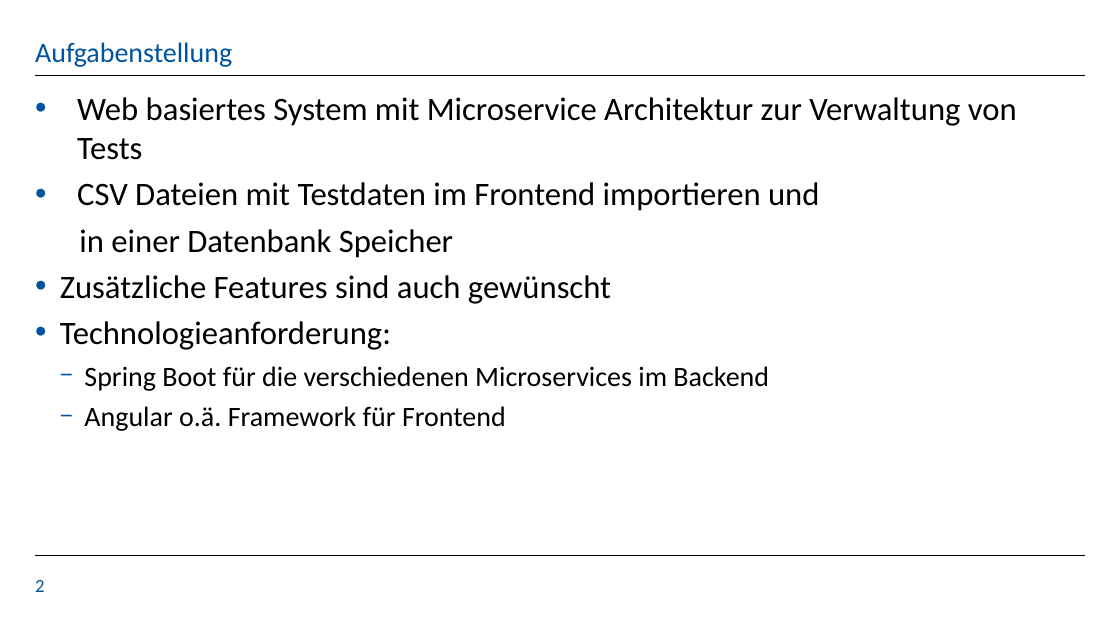
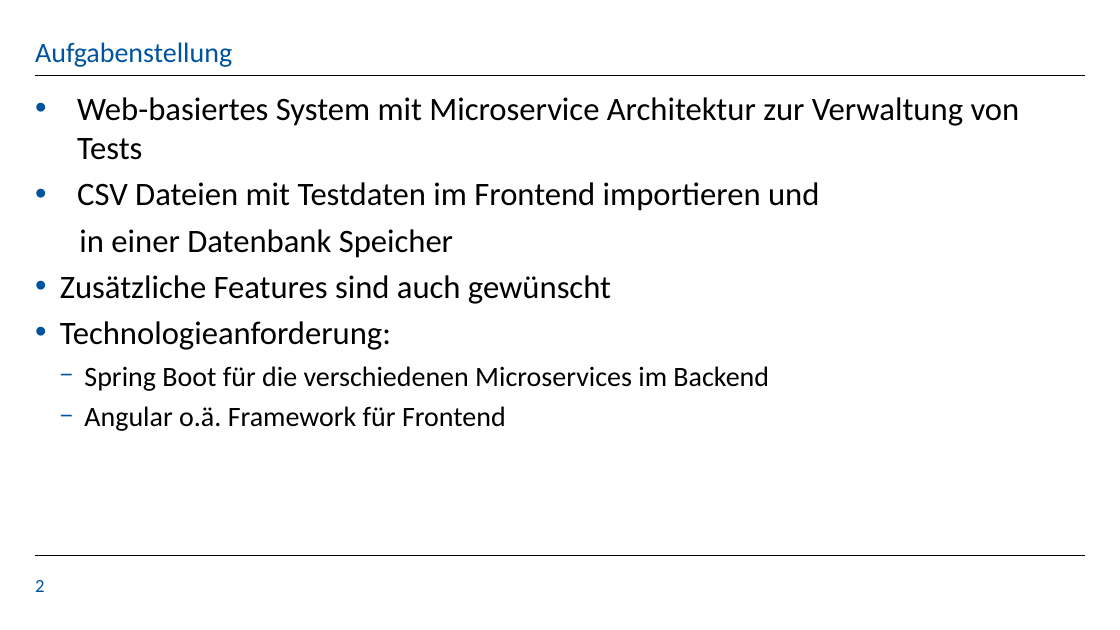
Before and after one commit to KaloyanT/gdis_test_suite, a slide deck: slide 2 of orga/orga_Sprint_4_Presentation(Alpha).pptx. Drawn at 1120x630 pixels with LibreOffice and Linux fonts; fonts in the diff are those of the drawing; background and template pictures are left out. Boxes give left, top, right and bottom in pixels: in the first picture for what was removed or moved away, otherwise in the second. Text is boxed around its words. In the diff, an @@ line names an element or a change of style, - is before the commit and + after.

```diff
--- a/orga/orga_Sprint_4_Presentation(Alpha).pptx
+++ b/orga/orga_Sprint_4_Presentation(Alpha).pptx
@@ text at [77, 97, 1020, 160]: text changed @@
-• Web basiertes System mit Microservice Architektur zur Verwaltung von Tests
+• Web-basiertes System mit Microservice Architektur zur Verwaltung von Tests
```
Also in this commit, not shown: 1 slide removed, 12 other files.
